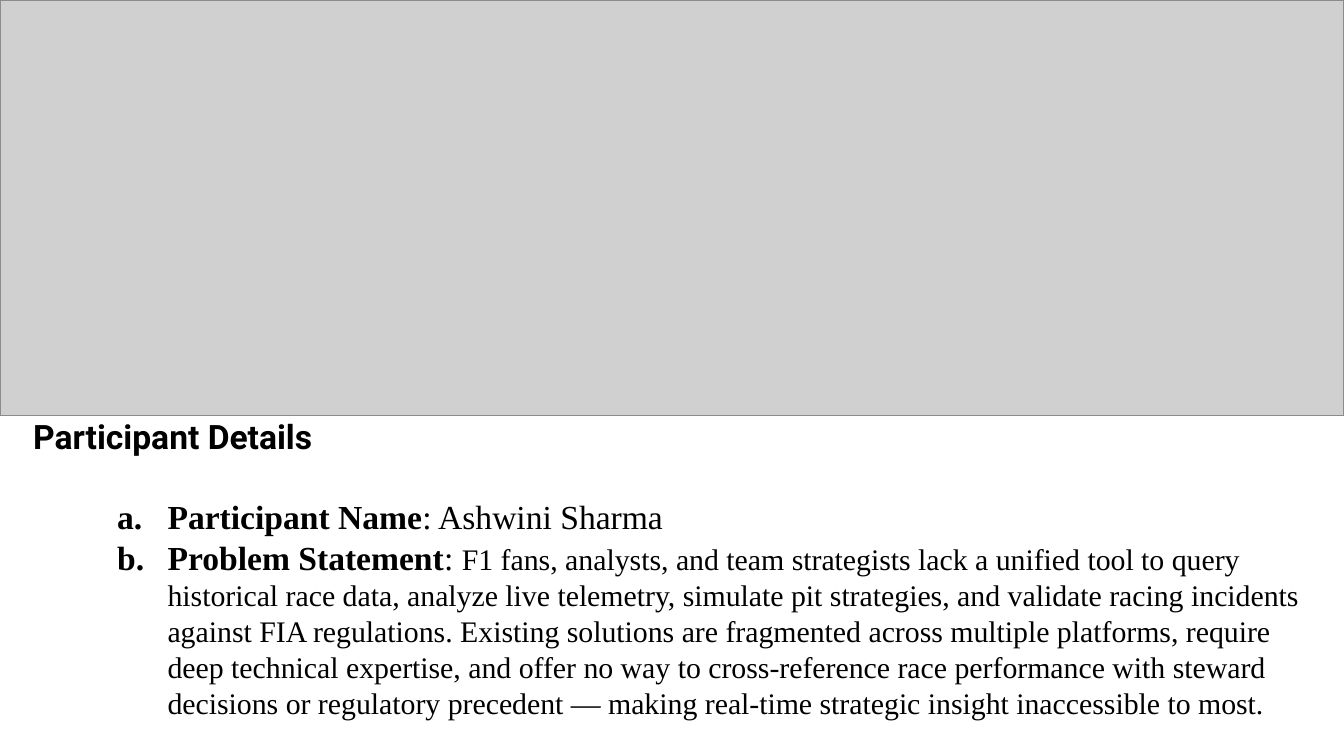
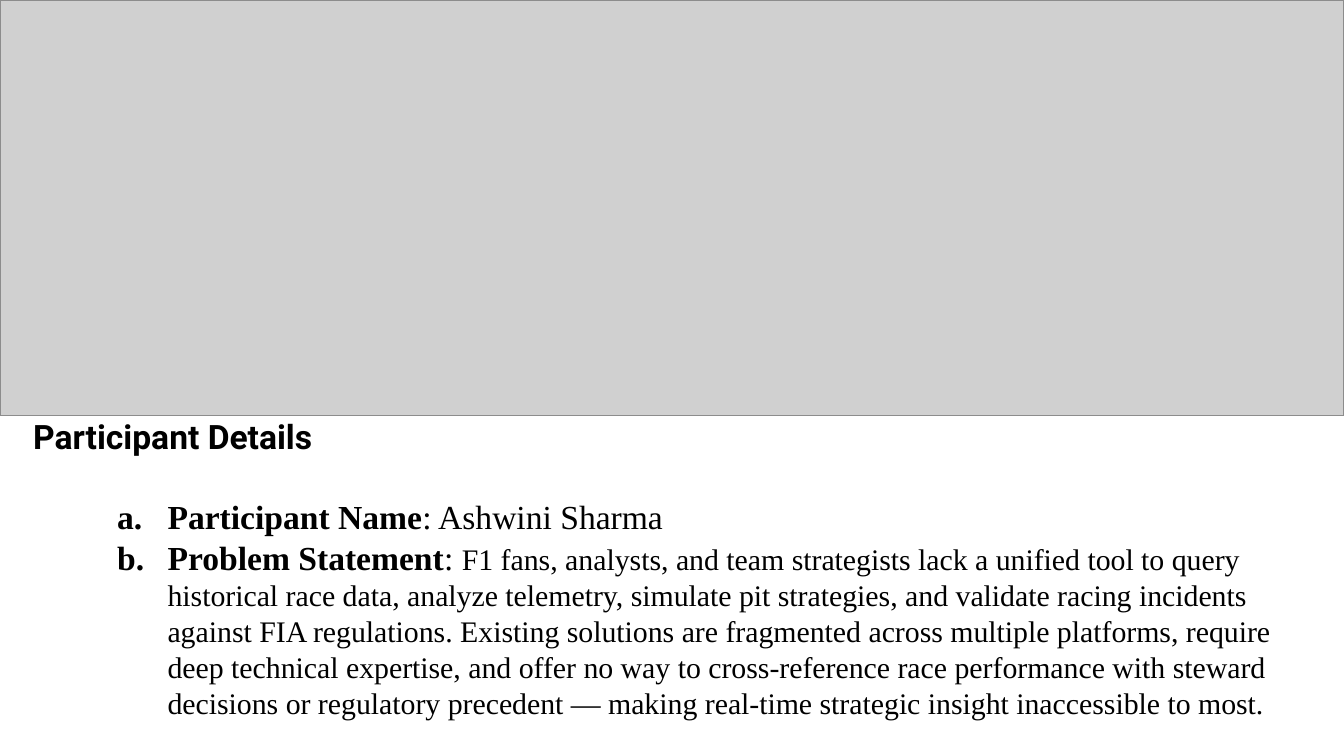
Before and after one commit to OlixIgnacious/f1-ai-orchestrator, a slide deck: slide 1 of f1_orchestrator/Hackathon_Gen AI Academy APAC Edition.pptx. Drawn at 1344x756 pixels with LibreOffice and Linux fonts; fonts in the diff are those of the drawing; grey boxes stand for pictures. Boxes give left, top, right and bottom in pixels: in the first picture for what was removed or moved away, otherwise in the second. Text is boxed around its words. In the diff, an @@ line names an element or a change of style, - is before the commit and + after.

```diff
--- a/f1_orchestrator/Hackathon_Gen AI Academy APAC Edition.pptx
+++ b/f1_orchestrator/Hackathon_Gen AI Academy APAC Edition.pptx
@@ text at bbox=[168, 546, 1270, 720]: text changed @@
-  b. Problem Statement: F1 fans, analysts, and team strategists lack a unified tool to query historical race data, analyze live telemetry, simulate pit strategies, and validate racing incidents against FIA regulations. Existing solutions are fragmented across multiple platforms, require deep technical expertise, and offer no way to cross-reference race performance with steward decisions or regulatory precedent — making real-time strategic insight inaccessible to most.
+  b. Problem Statement: F1 fans, analysts, and team strategists lack a unified tool to query historical race data, analyze telemetry, simulate pit strategies, and validate racing incidents against FIA regulations. Existing solutions are fragmented across multiple platforms, require deep technical expertise, and offer no way to cross-reference race performance with steward decisions or regulatory precedent — making real-time strategic insight inaccessible to most.
```
Also in this commit, not shown: 2 other slides changed.
